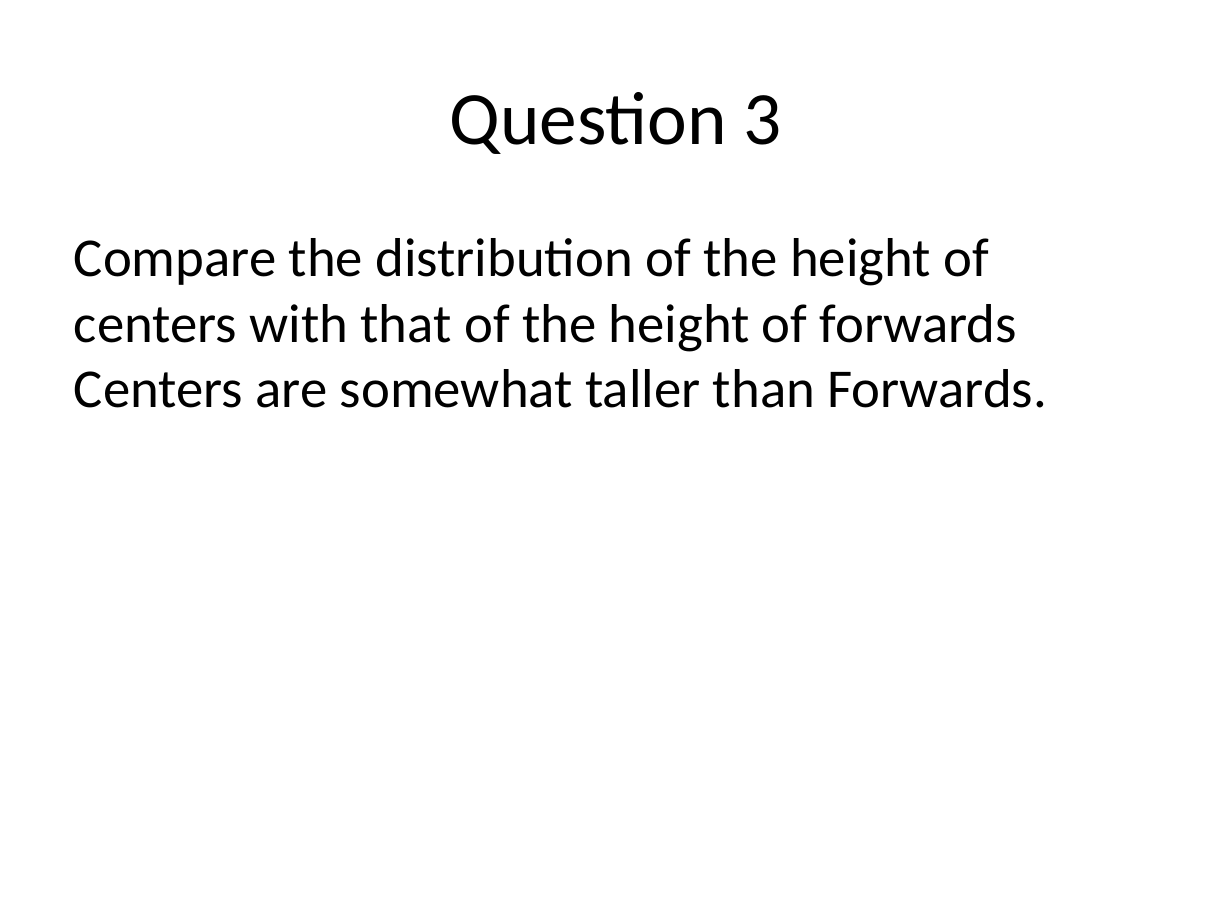
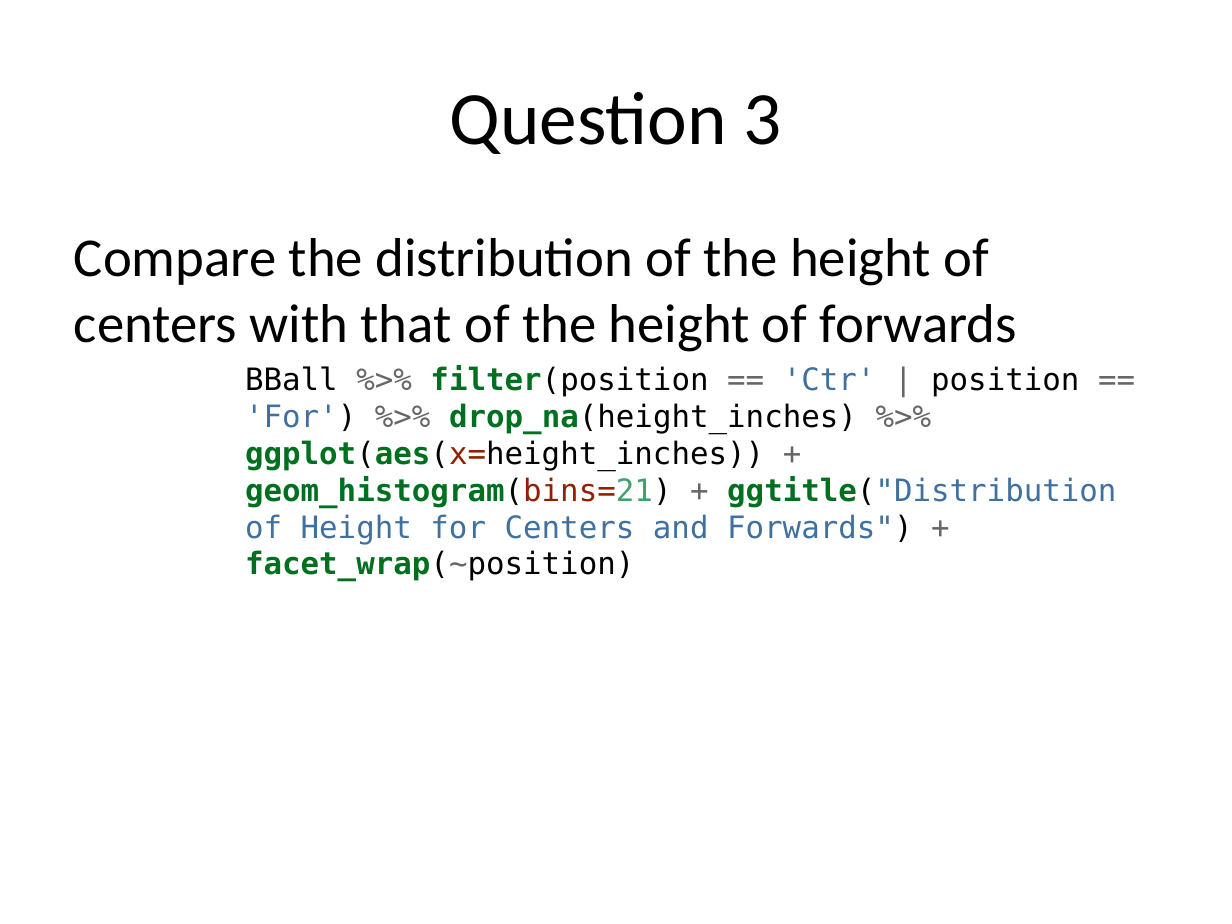
Before and after one commit to rmpalmer/MDS-6306-Doing-Data-Science-Fall-2019, a slide deck: slide 9 of Unit 2/Richard_Palmer_LiveSession_2.pptx (slide 5 before the commit). Drawn at 1232x924 pixels with LibreOffice and Linux fonts; fonts in the diff are those of the drawing. Boxes give left, top, right and bottom in pixels: in the first picture for what was removed or moved away, otherwise in the second. Text is boxed around its words. In the diff, an @@ line names an element or a change of style, - is before the commit and + after.

```diff
--- a/Unit 2/Richard_Palmer_LiveSession_2.pptx
+++ b/Unit 2/Richard_Palmer_LiveSession_2.pptx
@@ text at (74,238,1116,581): text changed; size 32 to 18 pt; font Calibri to DejaVu Sans Mono @@
-Compare the distribution of the height of centers with that of the height of forwards Centers are somewhat taller than Forwards.
+Compare the distribution of the height of centers with that of the height of forwards
+BBall %>% filter(position == 'Ctr' | position == 'For') %>% drop_na(height_inches) %>% ggplot(aes(x=height_inches)) + geom_histogram(bins=21) + ggtitle("Distribution of Height for Centers and Forwards") + facet_wrap(~position)
```
Also in this commit, not shown: 8 other slides changed, 18 slides added, 1 other file.
